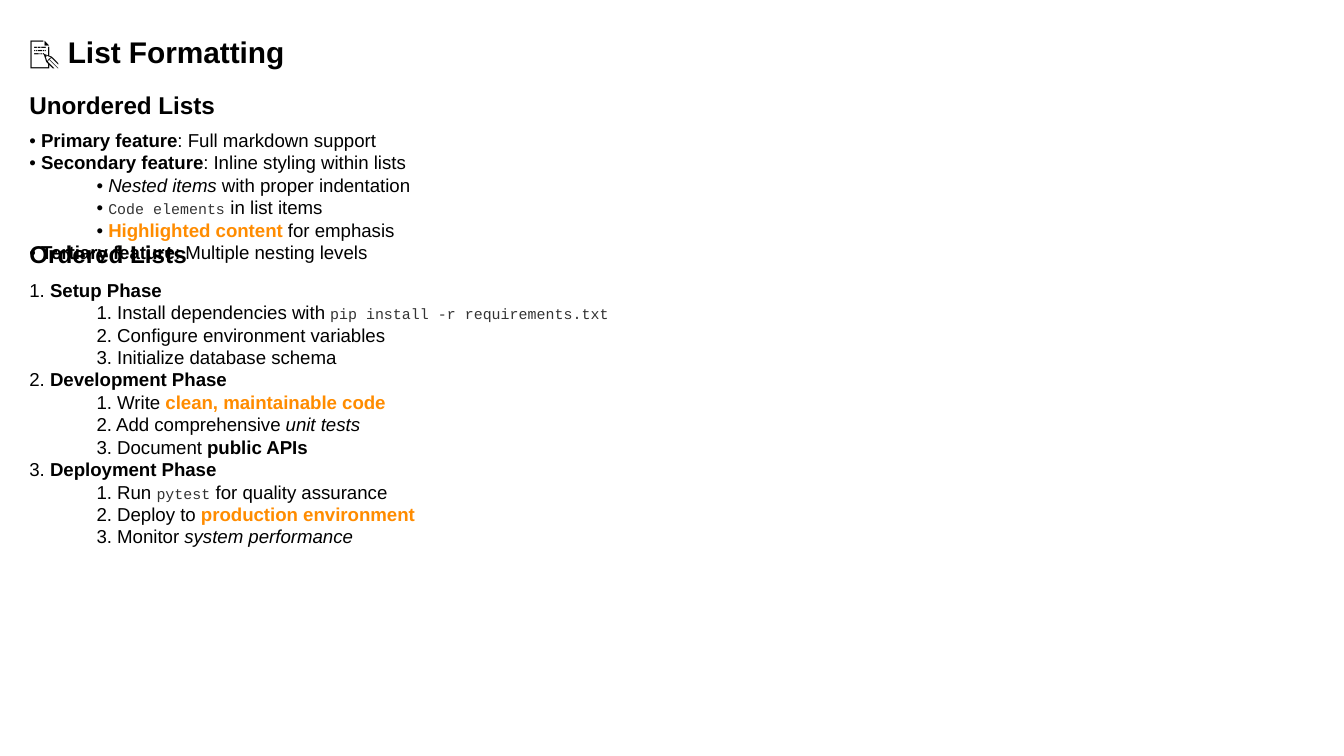
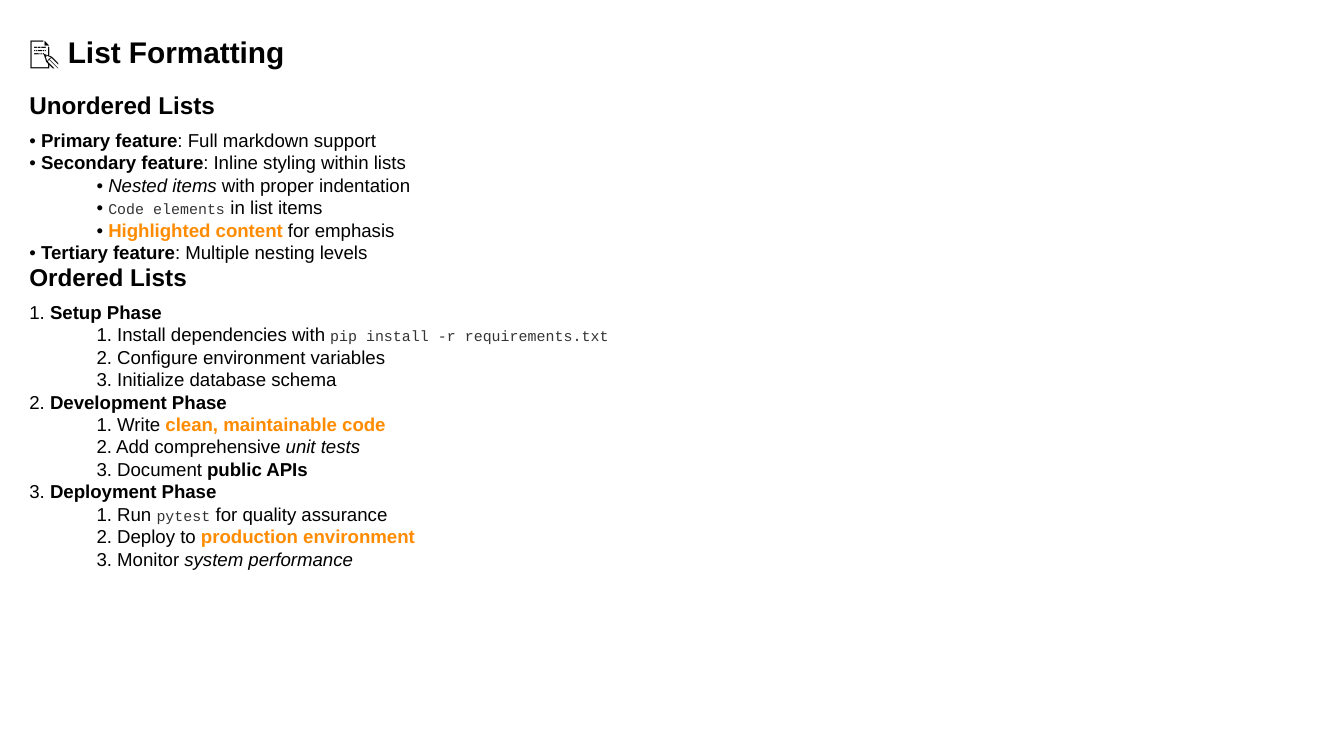
Before and after one commit to louisazhou/slidegenerator, a slide deck: slide 7 of output/comprehensive_demo_default.pptx. Drawn at 1344x756 pixels with LibreOffice and Linux fonts; fonts in the diff are those of the drawing. Boxes give left, top, right and bottom in pixels: in the first picture for what was removed or moved away, otherwise in the second. Text is boxed around its words. In the diff, an @@ line names an element or a change of style, - is before the commit and + after.

```diff
--- a/output/comprehensive_demo_default.pptx
+++ b/output/comprehensive_demo_default.pptx
@@ text "Ordered Lists": place and size @@
-text "Ordered Lists" at (29,245,187,264)
+text "Ordered Lists" at (29,268,187,287)
@@ text "1. Setup Phase": place and size @@
-text "1. Setup Phase" at (29,283,609,547)
+text "1. Setup Phase" at (29,305,609,570)
```
Also in this commit, not shown: 9 other slides changed, 14 other files.
